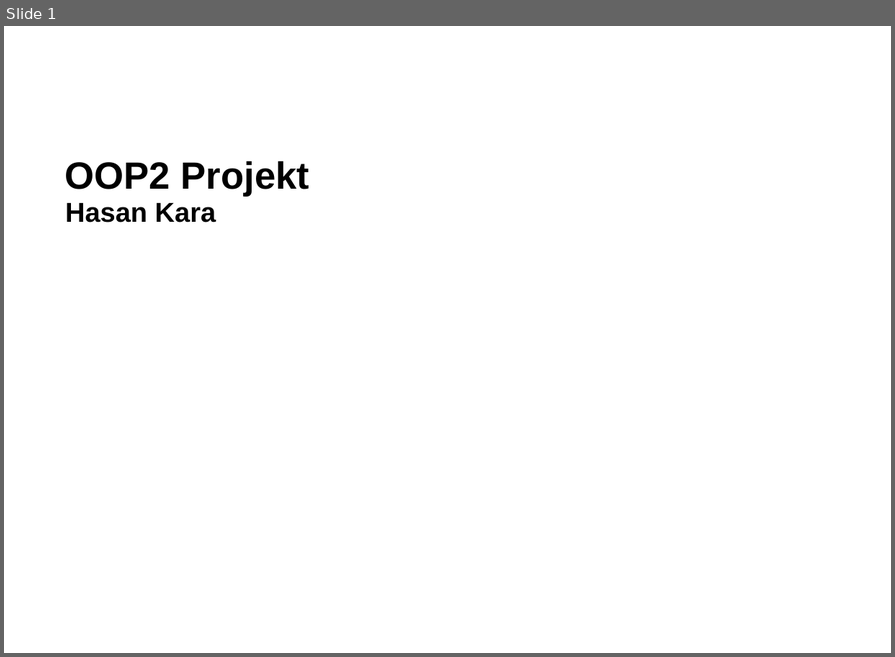
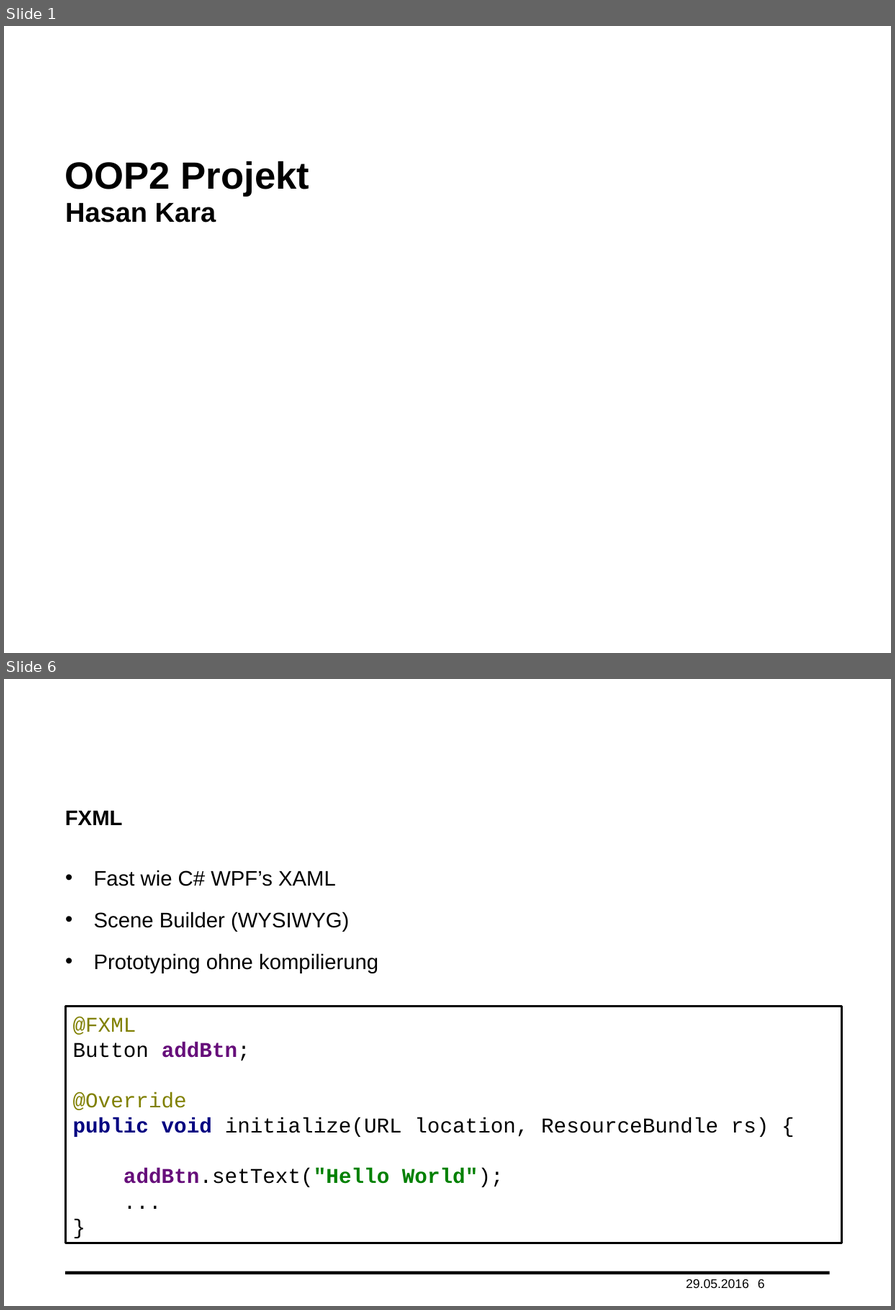
Before and after one commit to haisi/oop2Project, a slide deck: presentation.pptx. Shown one above the other, each under a label of ours: slide 1 before the commit, slides 1 and 6 after it; the slides between them are not shown. The pictures are 895x657 and 895x1310 pixels, drawn with LibreOffice and Linux fonts; fonts in the diff are those of the drawing; background and template pictures are left out. Boxes give left, top, right and bottom in pixels: in the first picture for what was removed or moved away, otherwise in the second. Text is boxed around its words. In the diff, an @@ line names an element or a change of style, - is before the commit and + after.

```diff
--- a/presentation.pptx
+++ b/presentation.pptx
@@ slide 6 added at <box>4,679,891,1306</box>, background #FFFFFF @@
@@ title added at <box>65,811,123,825</box>, 20 pt, text #000000, bold @@
+FXML
@@ text added at <box>94,870,378,973</box>, 20 pt, text #000000 @@
+• Fast wie C# WPF’s XAML
+• Scene Builder (WYSIWYG)
+• Prototyping ohne kompilierung
@@ rectangle added at <box>65,1006,843,1243</box>, fill #FFFFFF, outline #000000 2 pt, 20 pt, text #000000 @@
+@FXML
+Button addBtn;
+@Override
+public void initialize(URL location, ResourceBundle rs) {
+addBtn.setText("Hello World");
+...
+}
@@ line added from (65, 1273) to (830, 1273), #000000 3 pt @@
@@ text added at <box>686,1279,749,1288</box>, 12 pt, text #000000 @@
+29.05.2016
@@ page number added at <box>758,1279,765,1288</box>, 12 pt, text #000000 @@
+6
```
Also in this commit, not shown: 9 slides changed, 2 other slides added.
